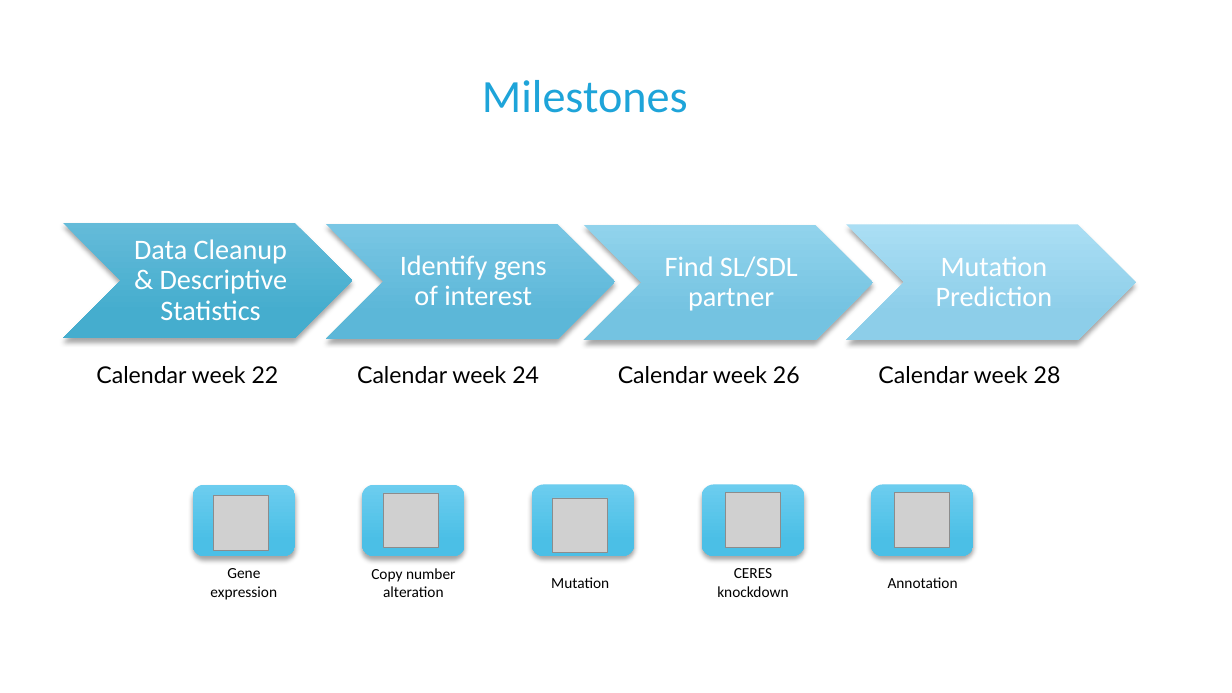
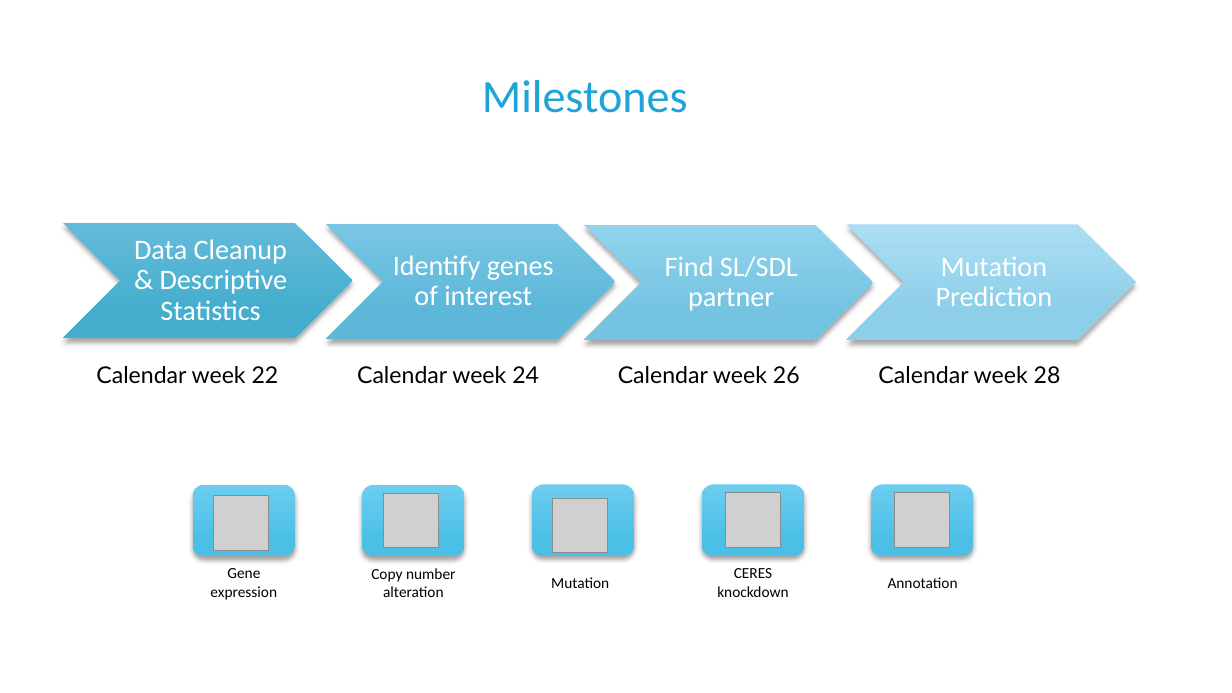
Before and after one commit to datascience-mobi/group-05-project-1-5, a slide deck: slide 6 of Project Proposal.pptx. Drawn at 1232x693 pixels with LibreOffice and Linux fonts; fonts in the diff are those of the drawing; grey boxes stand for pictures; background and template pictures are left out. Boxes give left, top, right and bottom in pixels: in the first picture for what was removed or moved away, otherwise in the second. Text is boxed around its words. In the diff, an @@ line names an element or a change of style, - is before the commit and + after.

```diff
--- a/Project Proposal.pptx
+++ b/Project Proposal.pptx
@@ text at <box>393,255,554,305</box>: text changed @@
-Identify gens of interest
+Identify genes of interest
```
Also in this commit, not shown: 4 other slides changed.
